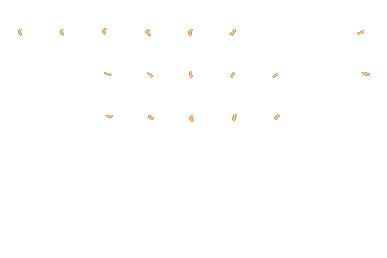
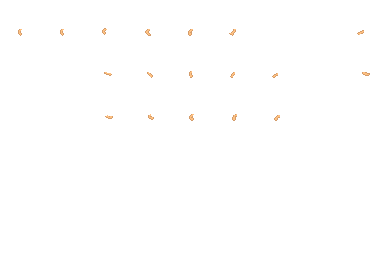
Layer changes from the first 387 x 258 image to the second:
painted on "Pasted Layer" over [105, 114, 280, 122]
